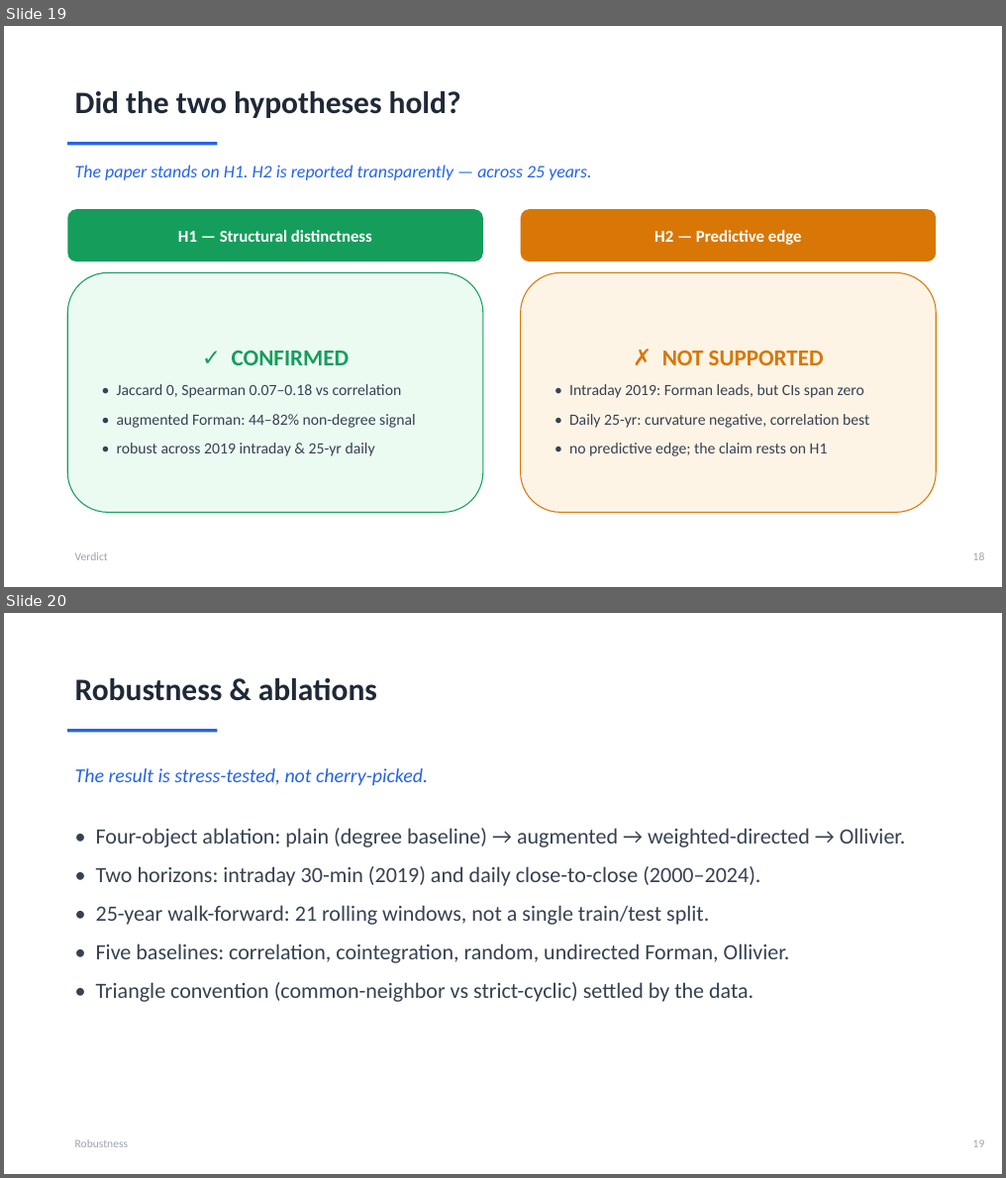
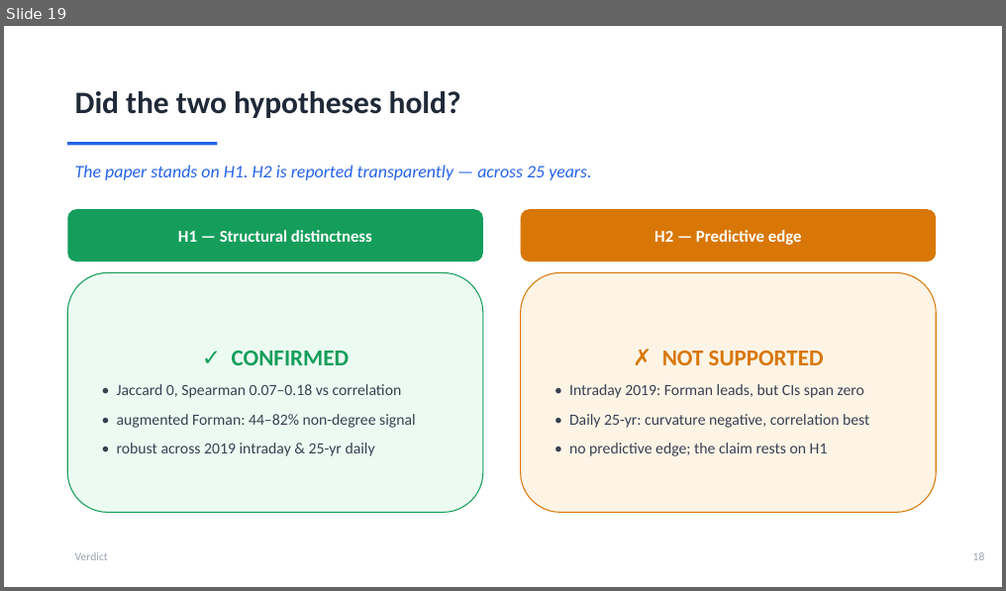
Before and after one commit to ivan-sit/Curvature-Lead-Lag-Model, a slide deck: slides/Ricci_Curvature_LeadLag.pptx. Shown one above the other, each under a label of ours: slides 19 and 20 before the commit, slide 19 after it. The pictures are 1006x1178 and 1006x591 pixels, drawn with LibreOffice and Linux fonts; fonts in the diff are those of the drawing. Boxes give left, top, right and bottom in pixels: in the first picture for what was removed or moved away, otherwise in the second. Text is boxed around its words. In the diff, an @@ line names an element or a change of style, - is before the commit and + after.

```diff
--- a/slides/Ricci_Curvature_LeadLag.pptx
+++ b/slides/Ricci_Curvature_LeadLag.pptx
@@ slide 20 removed at <box>4,613,1002,1174</box>, background #FFFFFF @@
@@ text removed at <box>75,678,377,701</box> @@
-Robustness & ablations
@@ rectangle removed at <box>67,729,218,732</box> @@
@@ text removed at <box>75,768,428,786</box> @@
-The result is stress-tested, not cherry-picked.
@@ text removed at <box>96,828,906,1002</box> @@
-• Four-object ablation: plain (degree baseline) → augmented → weighted-directed → Ollivier.
-• Two horizons: intraday 30-min (2019) and daily close-to-close (2000–2024).
-• 25-year walk-forward: 21 rolling windows, not a single train/test split.
-• Five baselines: correlation, cointegration, random, undirected Forman, Ollivier.
-• Triangle convention (common-neighbor vs strict-cyclic) settled by the data.
@@ text removed at <box>75,1140,128,1148</box> @@
-Robustness
@@ text removed at <box>973,1140,985,1148</box> @@
-19
```
Also in this commit, not shown: 5 slides changed, 2 other files.
